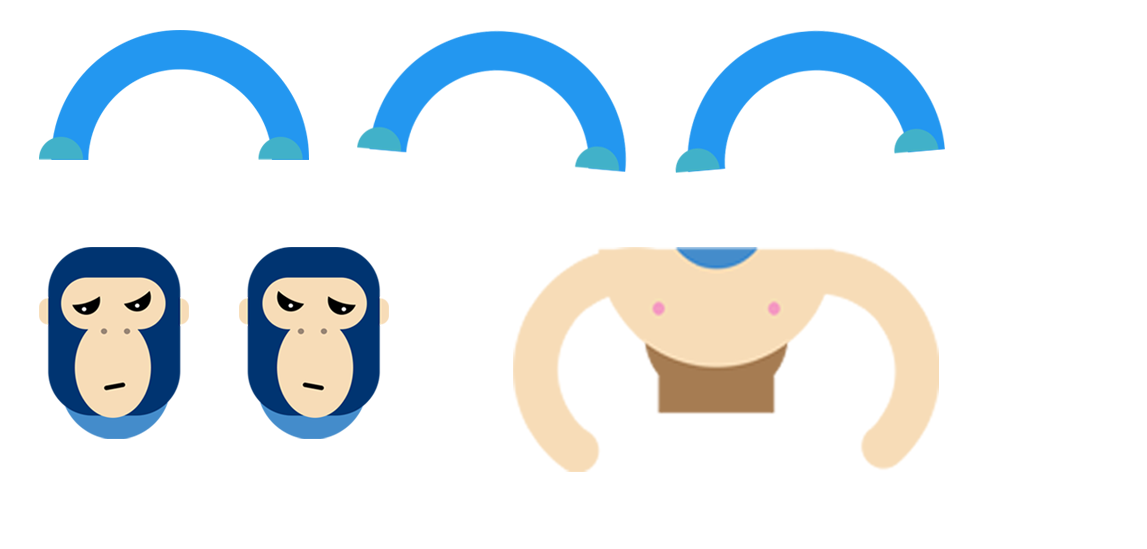
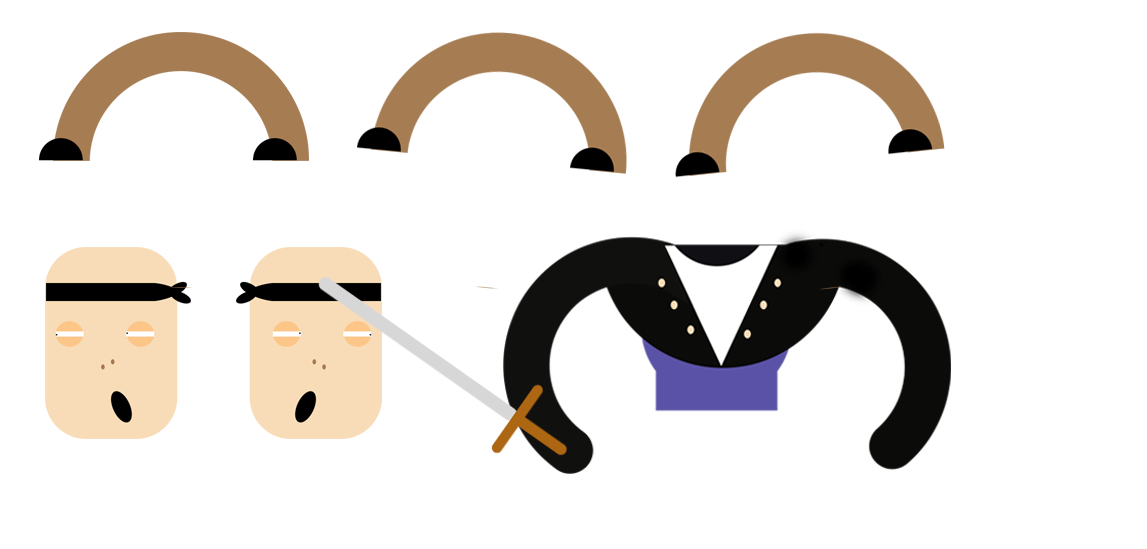
Layers edited between the first and the second 1147x549 image:
hid "Прямоугольник, скругл. углы 3" (1st of 2) over (239, 247, 389, 439)
added layer "Прямоугольник, скругл. углы 1" (1st of 3) above "Прямоугольник 7 копия 4" over (318, 276, 568, 456)
added layer "Прямоугольник 7 копия" (1st of 3) above "Прямоугольник 7 копия" over (675, 32, 945, 290)
added layer "Прямоугольник 7 копия" (2nd of 3) above "Прямоугольник 7 копия" over (357, 31, 628, 290)
added layer "Прямоугольник 7 копия" (3rd of 3) above "тело 2" over (39, 32, 309, 288)
added layer "Прямоугольник, скругл. углы 6" (1st of 2) above "тело 4" over (236, 247, 382, 439)
added layer "тело 4" above "Прямоугольник, скругл. углы 6" over (503, 230, 951, 474)
added layer "Прямоугольник, скругл. углы 6" (2nd of 2) above "Прямоугольник, скругл. углы 1" over (45, 247, 191, 439)
hid "тело 3", painted on it over (513, 247, 939, 472)
hid "Прямоугольник, скругл. углы 3" (2nd of 2) over (39, 247, 189, 439)
hid "Прямоугольник 7 копия 5" (1st of 3) over (39, 30, 309, 160)
hid "Прямоугольник 7 копия 5" (2nd of 3) over (357, 30, 627, 172)
hid "Прямоугольник 7 копия 5" (3rd of 3) over (675, 30, 945, 173)
